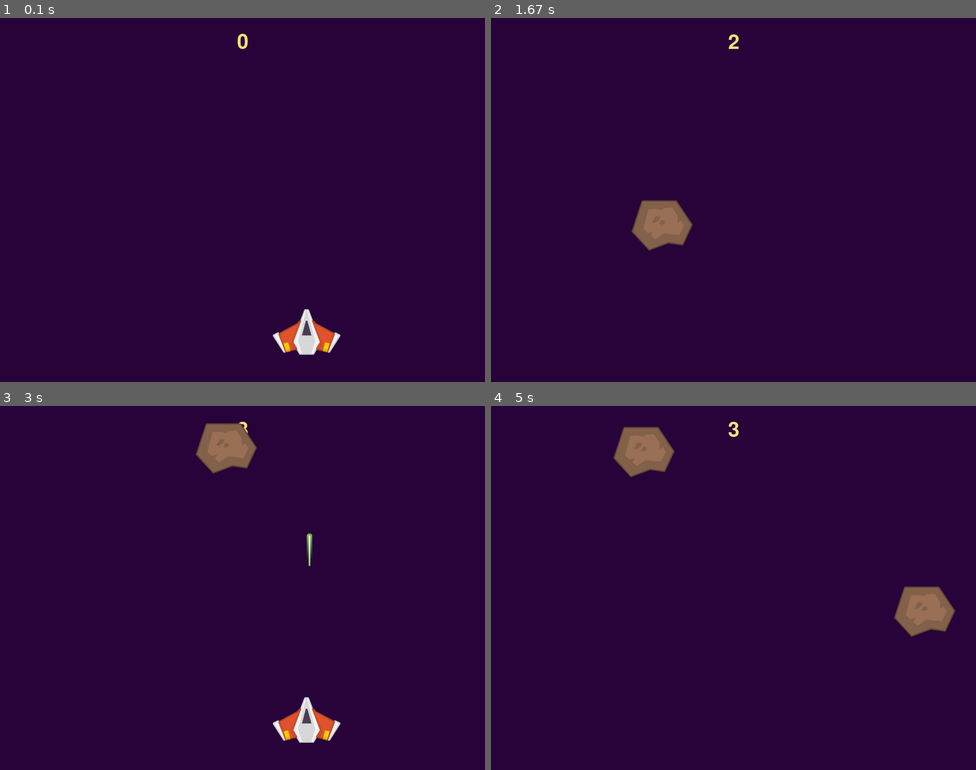
Above: before the commit, frames 1-4 (two rows, left to right).
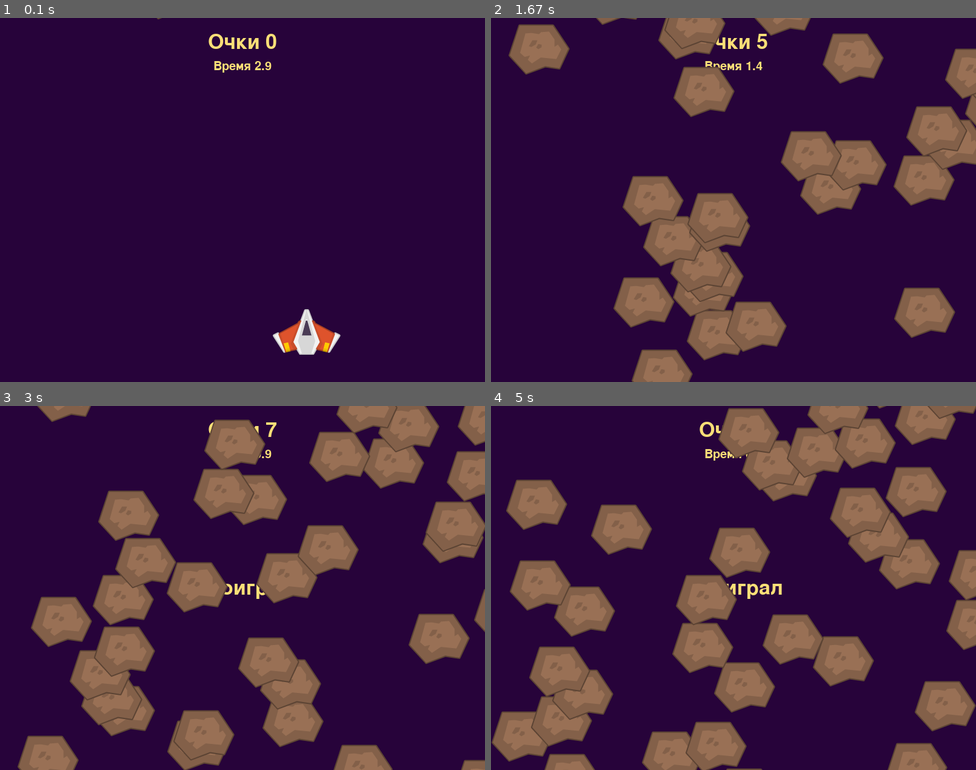
Above: after the commit, the same moments.

Repository: vasyasgors/PyGameTestTask
Game: pygame game, started from PyGameTestTask/main.py
Two runs of this game, one before a commit and one after it. Both use one fixed random seed, a clock stepped at 60 frames per second and the inputs below.
Inputs:
- Up to frame 1 (0.1 s): no input
- Up to frame 2 (1.67 s): tap Space at 0.33, 0.73, 1.03, 1.23, 1.53 s; hold Right 0.67-1.13 s; hold Right 1.17-1.63 s
- Up to frame 3 (3 s): hold Left 1.67-2.2 s; tap Space at 1.73, 2.03, 2.3, 2.6, 2.73 s; hold Left 2.23-2.63 s
- Up to frame 4 (5 s): no input

The runs differ from the first frame. In frame 1, 0.4% of the frame differs, in the area x 32-57%, y 0-15%; in frame 2, 24%; in frame 3, 31%; in frame 4, 37%, in the area x 0-100%, y 0-100%.

Commit message:
добавил игровой цикл

Diff:
--- a/PyGameTestTask/behaviours.py
+++ b/PyGameTestTask/behaviours.py
@@ -7,32 +7,86 @@
 from pyunity.pyunity import *
 
 
+class GameState:
+    PLAYING = 1
+    DEFEAT = 2
+    WIN = 3
+
 class GameManager(Behaviour):
 
     instance = None
 
-    def __init__(self, score):
+    def __init__(self, score, timer, player):
+        super().__init__()
+        GameManager.instance = self
         self.score = score
-        GameManager.instance = self
+        self.timer = timer
+        self.player = player
+        self.state = GameState.PLAYING
+
+    def update(self):
+         if Input.is_key_down(KeyCode.R):
+            scene = create_game_scene()
+            PyUnity.load_scene(scene)
+
+    def on_player_collided_asteroid(self):
+        self.state = GameState.DEFEAT
+        lose_panel = GameObject(None, TextRenderer(None, 50, (249, 223, 119), "Проиграл", Vector2(400, 300)))
+        PyUnity.add_object_to_loaded_scene(lose_panel)
+        self.timer.enabled = False
+
+    def on_projectile_collided_asteroid(self):
+        self.score.add_score(1)
+        self.score.update_score_text()
+        pass
+
+    def on_game_timer_finished(self):
+        self.state = GameState.WIN
+        self.timer.enabled = False
+        self.player.enabled = False
+        self.player.game_object.rect = None
+        win_panel = GameObject(None, TextRenderer(None, 50, (249, 223, 119), "Победа", Vector2(400, 300)))
+        PyUnity.add_object_to_loaded_scene(win_panel)
+
 
 
 class Score(Behaviour):
     def __init__(self, text_render):
+        super().__init__()
         self.score = 0
         self.text_render = text_render
+        self.update_score_text()
 
-    def add_score(self):
-        self.score += 1
-        self.text_render.text = str(self.score)
+    def add_score(self, value):
+        self.score += value
+
+    def update_score_text(self):
+        self.text_render.text = "Очки " +  str(self.score)
+
+class GameTimer(Behaviour):
+    def __init__(self, time, text_render):
+        super().__init__()
+        self.time = time
+        self.text_render = text_render
+
+    def update(self):
+        self.time -= Time.delta_time
+        self.text_render.text = "Время "  + str(round(self.time, 1))
+
+        if self.time <= 0:
+            GameManager.instance.on_game_timer_finished()
 
 
 class PlayerBehaviour(Behaviour):
 
     def __init__(self, movement_speed):
-       self.movement_speed = movement_speed
+        super().__init__()
+        self.movement_speed = movement_speed
 
     def on_collied(self, other):
         if other.tag == "Asteroid":
+            GameManager.instance.on_player_collided_asteroid()
+
             PyUnity.remove_object_form_loaded_scene(self.game_object)
             PyUnity.remove_object_form_loaded_scene(other)
 
@@ -57,6 +111,7 @@
 class Spawner(Behaviour):
 
      def __init__(self, spawn_rate, spawn_area):
+        super().__init__()
         self.spawn_rate = spawn_rate
         self.spawn_area = spawn_area
         self.timer = 0
@@ -88,6 +143,7 @@
 
     #добавить destruction border
     def __init__(self, direction, speed, destory_y):
+        super().__init__()
         self.direction = direction
         self.speed = speed
         self.destory_y = destory_y
@@ -108,8 +164,7 @@
 
 
     def on_collied(self, other):
-
         if other.tag == "Asteroid":
-            GameManager.instance.score.add_score()
+            GameManager.instance.on_projectile_collided_asteroid()
             PyUnity.remove_object_form_loaded_scene(self.game_object)
             PyUnity.remove_object_form_loaded_scene(other)
--- a/PyGameTestTask/main.py
+++ b/PyGameTestTask/main.py
@@ -5,24 +5,28 @@
 #init game
 PyUnity.create_display((800, 600), "TestTask", (39, 3, 58));
 
+#init game scene
+player_behaviour = PlayerBehaviour(600)
+player_renderer = SpriteRenderer("Assets/Sprites/Ship.png")
 
-#create game object
-player = GameObject(PlayerBehaviour(600), SpriteRenderer("Assets/Sprites/Ship.png"), "Player")
-player.rect.x = 450
-player.rect.y = 480
+player_object = GameObject(player_behaviour, player_renderer, "Player")
+player_object.rect.x = 450
+player_object.rect.y = 480
 
+asteroid_spawner_behaviour = AsteroidSpawner(random.random(),  Vector4(0, 800, -100, -90))
+asteroid_spawner_object = GameObject(asteroid_spawner_behaviour, None)
 
+score_render = TextRenderer(None, 50, (249, 223, 119), "-", Vector2(400, 40))
+score_object = GameObject(Score(score_render), score_render)
 
-asteroid_spawner = GameObject(AsteroidSpawner(random.random(),  Vector4(0, 800, -100, -90)) )
+game_timer_renderer = TextRenderer(None, 30, (249, 223, 119), "-", Vector2(400, 80))
+game_timer_behaviour = GameTimer(3, game_timer_renderer)
+game_timer_object = GameObject(game_timer_behaviour, game_timer_renderer)
 
-score_text_render = TextRenderer(None, 50, (249, 223, 119), "0", Vector2(400, 40))
-score_panel = GameObject(Score(score_text_render), score_text_render)
+game_manager_behaviour = GameManager(score_object.behaviour, game_timer_behaviour, player_behaviour)
+game_manager_object = GameObject(game_manager_behaviour, None)
 
+main_scene = Scene([player_object, asteroid_spawner_object, score_object, game_timer_object, game_manager_object])
 
-game_manager = GameObject( GameManager(score_panel.behaviour))
-
-
-
-#create scene
-main_scene = Scene([player, asteroid_spawner, score_panel]);
-PyUnity.load_scene(main_scene)
+#start game
+PyUnity.start_main_loop(main_scene)
--- a/PyGameTestTask/pyunity/components.py
+++ b/PyGameTestTask/pyunity/components.py
@@ -4,6 +4,7 @@
 
     def __init__(self):
         self.game_object = None
+        self.enabled = True
 
     def start(self):
         pass
--- a/PyGameTestTask/pyunity/input.py
+++ b/PyGameTestTask/pyunity/input.py
@@ -4,6 +4,7 @@
     LEFT_ARROW = pygame.K_LEFT
     RIGHT_ARROW = pygame.K_RIGHT
     SPACE = pygame.K_SPACE
+    R = pygame.K_r
 
 class Input:
 
--- a/PyGameTestTask/pyunity/pyunity.py
+++ b/PyGameTestTask/pyunity/pyunity.py
@@ -29,7 +29,7 @@
 		PyUnity.clock = pygame.time.Clock()
 
 	@staticmethod
-	def load_scene(scene):
+	def start_main_loop(scene):
 		PyUnity.loaded_scene = scene
 		PyUnity.is_started = True
 
@@ -61,3 +61,7 @@
 	def remove_object_form_loaded_scene(object):
 		if PyUnity.loaded_scene != None:
 			PyUnity.loaded_scene.remove_object(object);
+
+	@staticmethod
+	def load_scene(scene):
+		loaded_scene = scene
--- a/PyGameTestTask/pyunity/scene.py
+++ b/PyGameTestTask/pyunity/scene.py
@@ -1,5 +1,5 @@
 class Scene:
-    def __init__(self, objects):
+    def __init__(self, objects = []):
          self.objects = objects
          self.object_to_destroy = []
          self.object_to_add = []
@@ -18,10 +18,11 @@
 
         for i in range(len(self.objects)):
             if self.objects[i].behaviour != None:
-                self.objects[i].behaviour.update()
+                if self.objects[i].behaviour.enabled == True:
+                    self.objects[i].behaviour.update()
 
+            # Check collision
             for j in range(len(self.objects)):
-
                 if i == j:
                     continue
 
